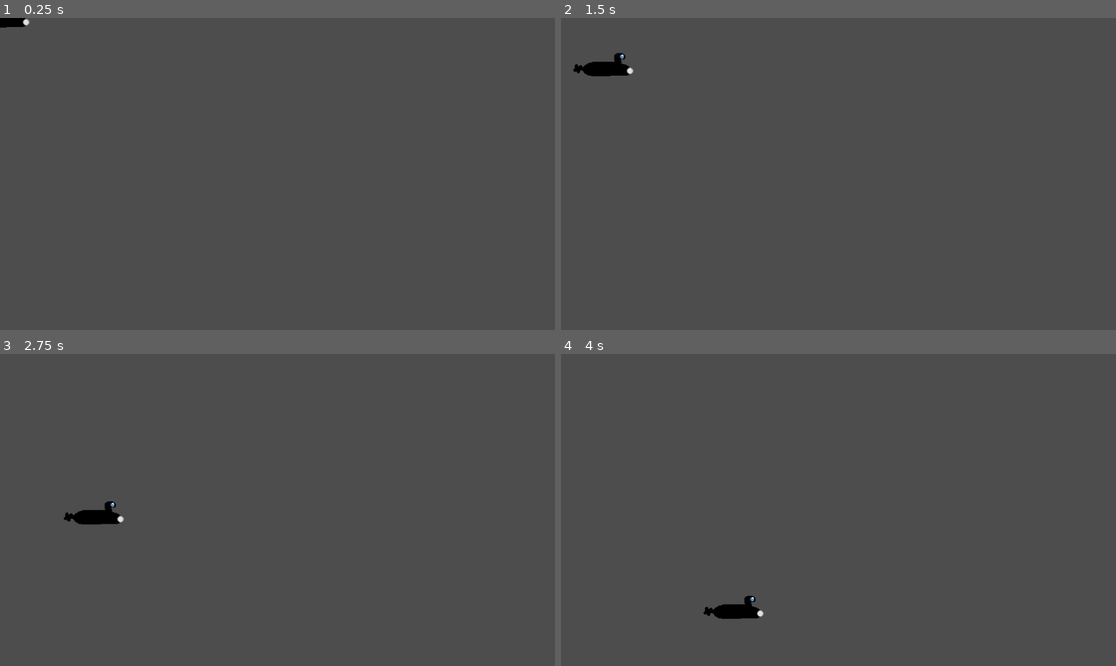
Above: before the commit, frames 1-4 (two rows, left to right).
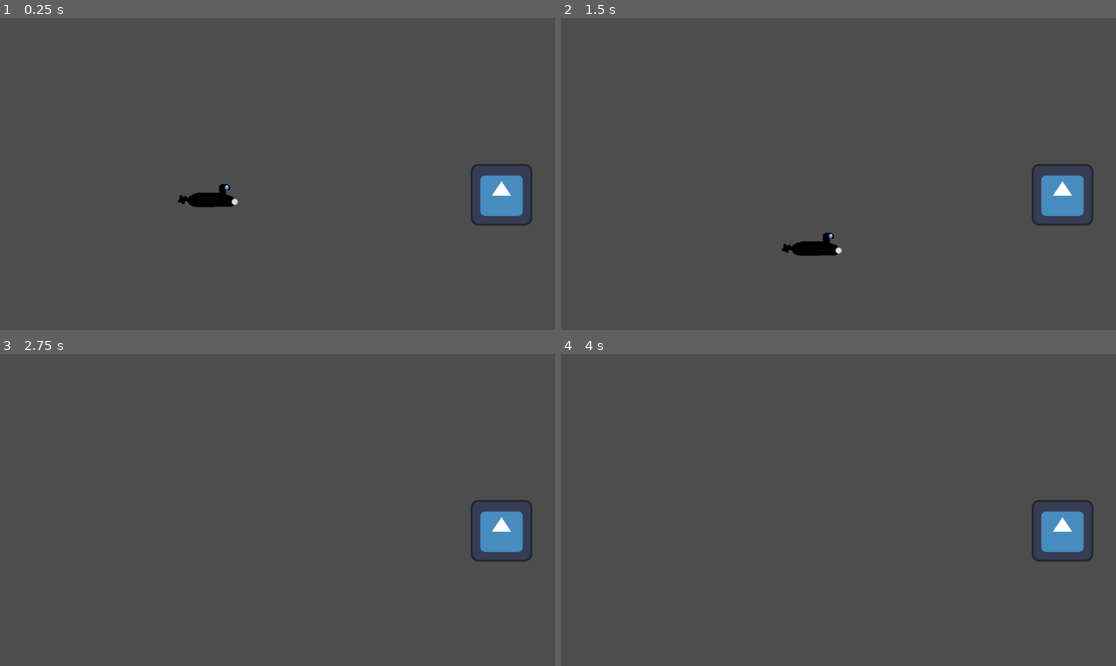
Above: after the commit, the same moments.

Repository: EddieRowe/godot-wild-jam-82
Game: Godot game, scene res://levels/level_1.tscn
The game is run twice, just before and just after one commit, with the same random seed, the same clock (stepped at 60 frames per second) and the same inputs. Before the commit the project starts from res://node_2d.tscn. The engine's default icon, where the game draws it, is replaced by a stand-in: a white triangle on a blue panel in a dark square.
Inputs:
- Up to frame 1 (0.25 s): no input
- Up to frame 2 (1.5 s): hold Right (ui_right) 0.53-1.28 s; hold Left (ui_left) from 1.28 s (still down)
- Up to frame 3 (2.75 s): release Left (ui_left) at 2.03 s; hold Right (ui_right) from 2.03 s (still down)
- Up to frame 4 (4 s): release Right (ui_right) at 2.78 s; hold Up (ui_up) 2.78-3.53 s; hold Left (ui_left) from 3.53 s (still down)

The runs differ from the first frame. In frame 1, 1.9% of the frame differs, in the area x 0-96%, y 0-67%; in frame 2, 2.2%, in the area x 2-96%, y 11-77%; in frame 3, 1.7%; in frame 4, 1.7%.

Commit message:
- camera fix

Diff:
--- a/levels/level_1.tscn
+++ b/levels/level_1.tscn
@@ -11,7 +11,7 @@
 position = Vector2(406, 276)
 
 [node name="Camera2D" type="Camera2D" parent="Player"]
-position = Vector2(16, 4)
+position = Vector2(143, -49)
 
 [node name="RigidBody2D" type="RigidBody2D" parent="."]
 position = Vector2(1014, 270)
--- a/project.godot
+++ b/project.godot
@@ -11,6 +11,6 @@
 [application]
 
 config/name="Submarines"
-run/main_scene="uid://ded6cdgrr5vd8"
+run/main_scene="uid://cnep5qop4e823"
 config/features=PackedStringArray("4.4", "Forward Plus")
 config/icon="res://icon.svg"
--- a/scripts/submarine_script.gd
+++ b/scripts/submarine_script.gd
@@ -1,9 +1,11 @@
 extends RigidBody2D
 
 var move_speed = 100
+#var camera = Camera2D.new()
 
 func _ready() -> void:
 	gravity_scale = 0.1
+	#camera.look_at()
 
 func _input(event: InputEvent) -> void:
 	var impulse = Vector2(0, -1)
